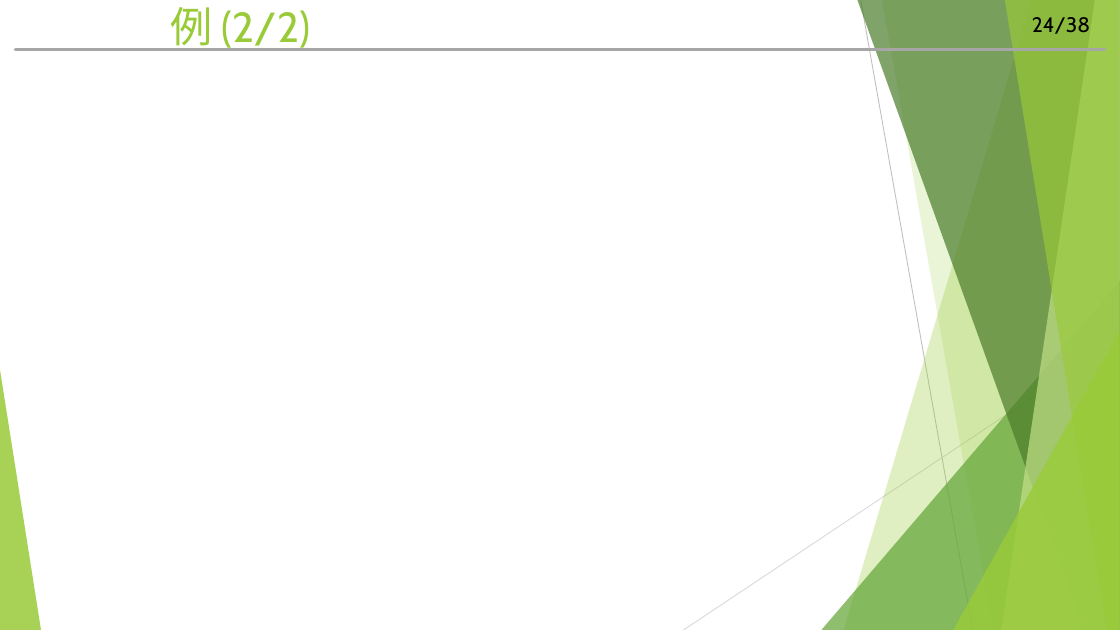
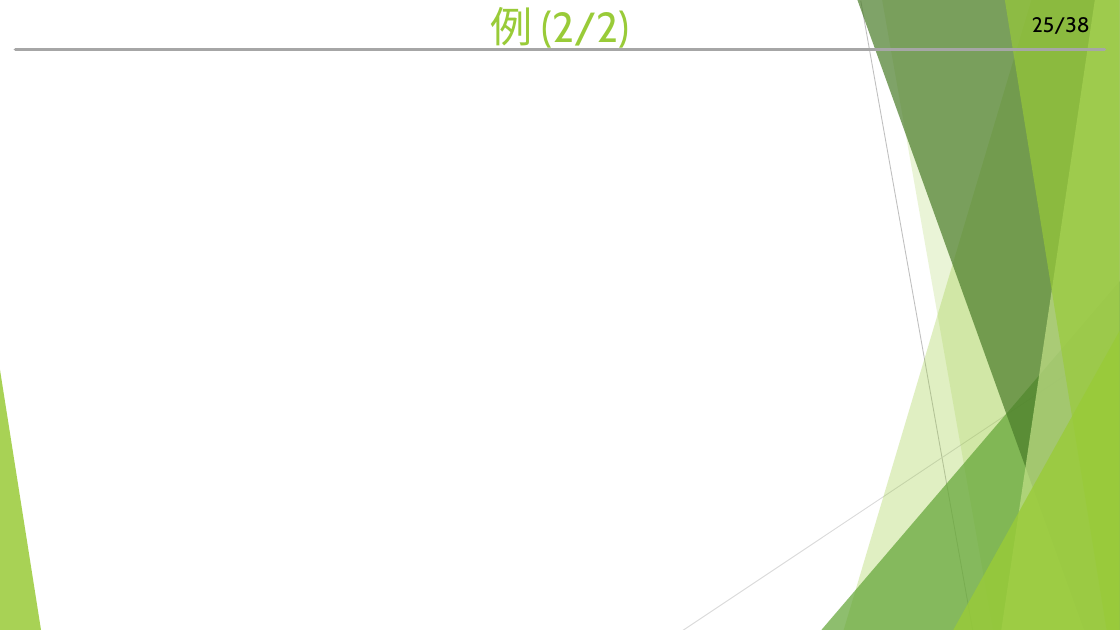
Before and after one commit to hitsuji-ga-u/pawapo, a slide deck: slide 26 of slide/customUI_debug.pptm (slide 25 before the commit). Drawn at 1120x630 pixels with LibreOffice and Linux fonts; fonts in the diff are those of the drawing. Boxes give left, top, right and bottom in pixels: in the first picture for what was removed or moved away, otherwise in the second. Text is boxed around its words. In the diff, an @@ line names an element or a change of style, - is before the commit and + after.

```diff
--- a/slide/customUI_debug.pptm
+++ b/slide/customUI_debug.pptm
@@ title "例 (2/2)" at [490, 7, 630, 51]: alignment left to centre @@
@@ page number at [1032, 17, 1090, 34]: text changed @@
-24/38
+25/38
```
Also in this commit, not shown: 3 other slides changed, 4 slides added, 2 slides removed, 2 other files.
